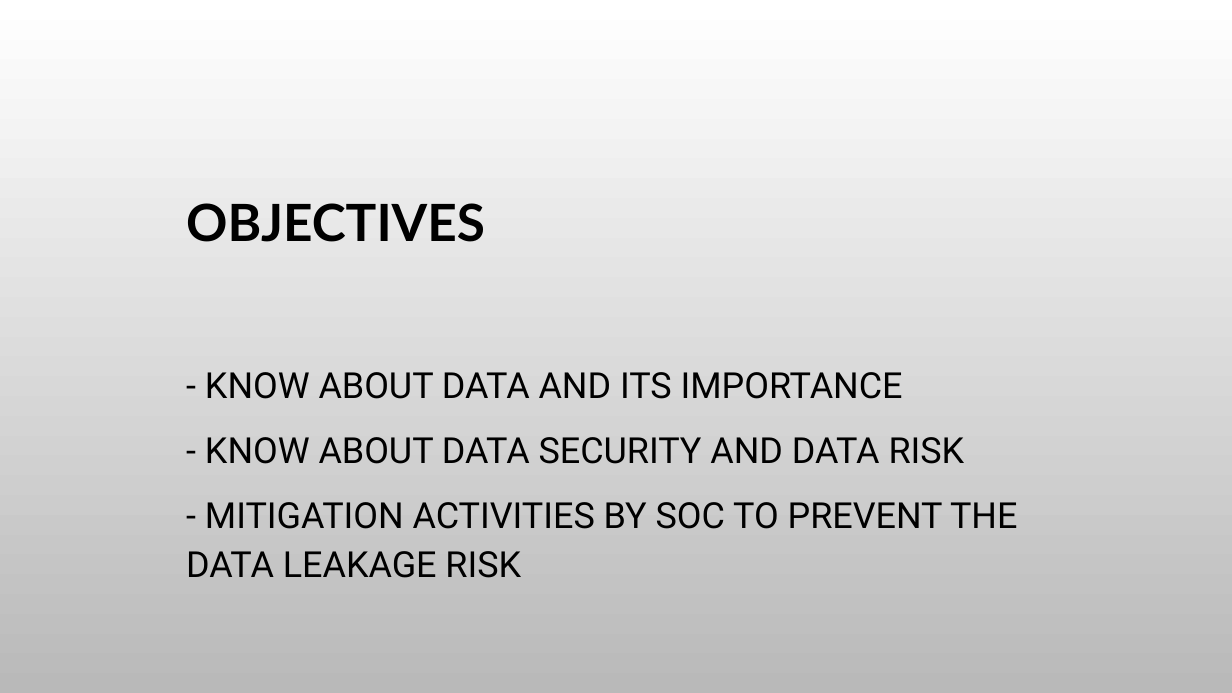
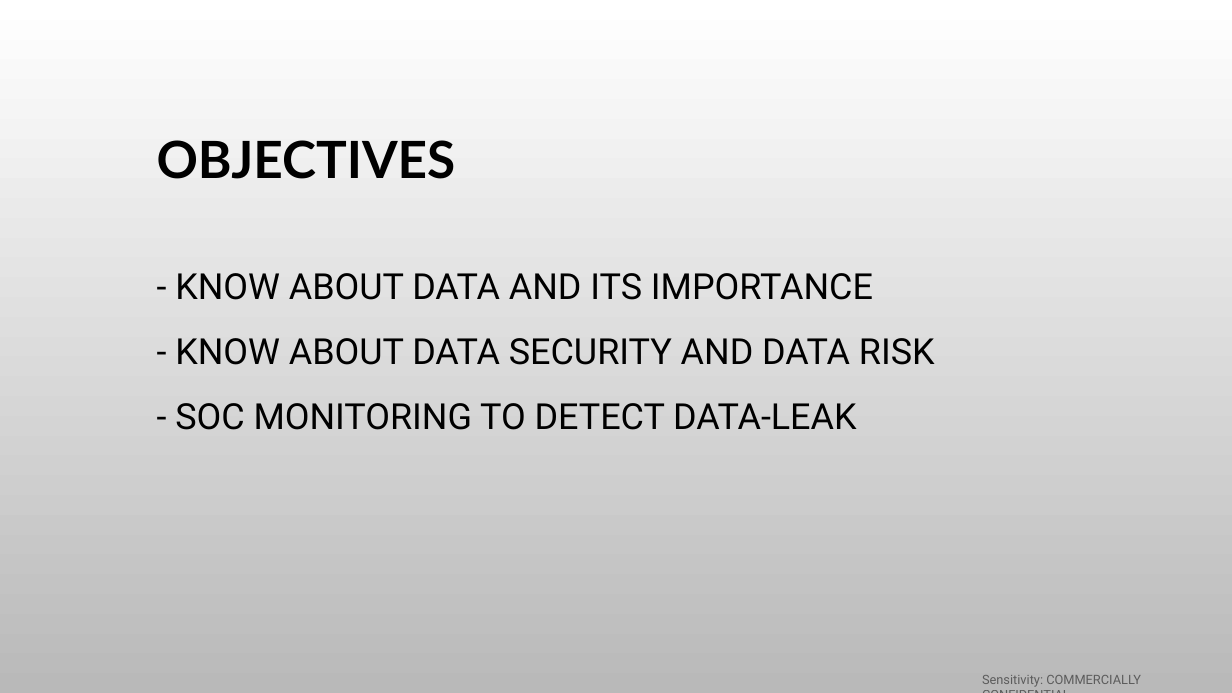
Before and after one commit to adeniran-adebowale07/patient_mgt_system, a slide deck: slide 2 of Data Leaks.pptx. Drawn at 1232x693 pixels with LibreOffice and Linux fonts; fonts in the diff are those of the drawing; background and template pictures are left out. Boxes give left, top, right and bottom in pixels: in the first picture for what was removed or moved away, otherwise in the second. Text is boxed around its words. In the diff, an @@ line names an element or a change of style, - is before the commit and + after.

```diff
--- a/Data Leaks.pptx
+++ b/Data Leaks.pptx
@@ title "OBJECTIVES": place and size @@
-title "OBJECTIVES" at <box>186,203,485,242</box>
+title "OBJECTIVES" at <box>157,140,456,179</box>
@@ subtitle "- KNOW ABOUT DATA AND ...": place and size @@
-subtitle "- KNOW ABOUT DATA AND ..." at <box>186,372,1017,578</box>
+subtitle "- KNOW ABOUT DATA AND ..." at <box>175,273,935,430</box>
@@ subtitle at <box>175,403,856,430</box>: text changed @@
-- MITIGATION ACTIVITIES BY SOC TO PREVENT THE DATA LEAKAGE RISK
+- SOC MONITORING TO DETECT DATA-LEAK
@@ text added at <box>982,675,1141,687</box>, 10 pt, text #000000 at 50% opacity @@
+Sensitivity: COMMERCIALLY CONFIDENTIAL
```
Also in this commit, not shown: 2 other slides changed, 25 slides added, 24 slides removed, 1 other file.
